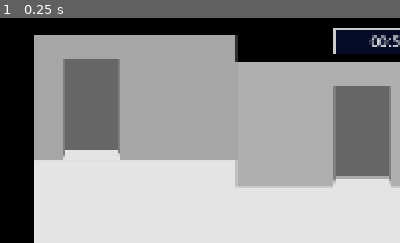
Above: before the commit, frame 1.
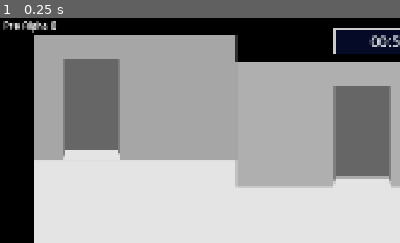
Above: after the commit, the same moment.

Repository: Kurdayy/The-Cure
Game: Godot game, scene res://Scenes/main_scene.tscn
Same seed, same stepped clock (60 frames per second), same inputs: the game is played once before the commit and once after it.
Inputs:
- Up to frame 1 (0.25 s): no input
The pictures show only the part of the screen within x 0-50%, y 0-50%; the shares and areas given below are measured in that part.

The runs differ from the first frame. In frame 1, 0.4% of the frame differs, in the area x 0-14%, y 1-7%.

Commit message:
Main menu added, quit game function, reset + ending logic

Diff:
--- /dev/null
+++ b/Font/base_theme.tres
@@ -0,0 +1,21 @@
+[gd_resource type="Theme" load_steps=3 format=3 uid="uid://bkg1c32yso3ui"]
+
+[ext_resource type="FontFile" uid="uid://b3vvuri4b361j" path="res://Font/Pixellari.ttf" id="1_arvrh"]
+
+[sub_resource type="StyleBoxFlat" id="StyleBoxFlat_arvrh"]
+bg_color = Color(0.0196078, 0.0392157, 0.14902, 1)
+border_width_left = 6
+border_width_top = 6
+border_width_right = 6
+border_width_bottom = 6
+border_blend = true
+corner_radius_top_left = 8
+corner_radius_top_right = 8
+corner_radius_bottom_right = 8
+corner_radius_bottom_left = 8
+
+[resource]
+default_font = ExtResource("1_arvrh")
+/fonts/font = ExtResource("1_arvrh")
+Label/fonts/font = ExtResource("1_arvrh")
+Panel/styles/panel = SubResource("StyleBoxFlat_arvrh")
--- a/Items/item_fuel.tres
+++ b/Items/item_fuel.tres
@@ -1,6 +1,6 @@
 [gd_resource type="Resource" load_steps=3 format=3 uid="uid://cpdyvgmilkdv1"]
 
-[ext_resource type="Texture2D" uid="uid://bqf32lunaavvk" path="res://Sprites/fuel.png" id="1_48a1t"]
+[ext_resource type="Texture2D" uid="uid://bqf32lunaavvk" path="res://Sprites/Items/fuel.png" id="1_48a1t"]
 [ext_resource type="Script" uid="uid://c26qx1awlaiue" path="res://Items/item_class.gd" id="2_xoes1"]
 
 [resource]
--- a/Items/item_hand_empty.tres
+++ b/Items/item_hand_empty.tres
@@ -1,6 +1,6 @@
 [gd_resource type="Resource" script_class="Item" load_steps=3 format=3 uid="uid://b0c7yuwo87skw"]
 
-[ext_resource type="Texture2D" uid="uid://bg7vlv6wglreh" path="res://Sprites/the_hand_that_feeds.png" id="1_0qyo1"]
+[ext_resource type="Texture2D" uid="uid://bg7vlv6wglreh" path="res://Sprites/Items/the_hand_that_feeds.png" id="1_0qyo1"]
 [ext_resource type="Script" uid="uid://c26qx1awlaiue" path="res://Items/item_class.gd" id="2_84mux"]
 
 [resource]
--- a/Items/item_tie.tres
+++ b/Items/item_tie.tres
@@ -1,6 +1,6 @@
 [gd_resource type="Resource" script_class="Item" load_steps=3 format=3 uid="uid://qhv33tvi5xmr"]
 
-[ext_resource type="Texture2D" uid="uid://dp6rxs1bdovuv" path="res://Sprites/tie.png" id="1_vehuu"]
+[ext_resource type="Texture2D" uid="uid://dp6rxs1bdovuv" path="res://Sprites/Items/tie.png" id="1_vehuu"]
 [ext_resource type="Script" uid="uid://c26qx1awlaiue" path="res://Items/item_class.gd" id="1_xi1gl"]
 
 [resource]
--- a/Scenes/Items/obj_example.tscn
+++ b/Scenes/Items/obj_example.tscn
@@ -1,6 +1,6 @@
 [gd_scene load_steps=4 format=3 uid="uid://ty520arcjisd"]
 
-[ext_resource type="Texture2D" uid="uid://bqf32lunaavvk" path="res://Sprites/fuel.png" id="1_xgon7"]
+[ext_resource type="Texture2D" uid="uid://bqf32lunaavvk" path="res://Sprites/Items/fuel.png" id="1_xgon7"]
 [ext_resource type="Script" uid="uid://dph1f8fanmquc" path="res://Scripts/object_interactable.gd" id="2_4wd6q"]
 
 [sub_resource type="RectangleShape2D" id="RectangleShape2D_lw78p"]
--- a/Scenes/Items/obj_radio.tscn
+++ b/Scenes/Items/obj_radio.tscn
@@ -1,6 +1,6 @@
 [gd_scene load_steps=5 format=3 uid="uid://4xwtd302tymt"]
 
-[ext_resource type="Texture2D" uid="uid://ci1a6lliaq6iv" path="res://Sprites/radio.png" id="1_6n16u"]
+[ext_resource type="Texture2D" uid="uid://ci1a6lliaq6iv" path="res://Sprites/Items/radio.png" id="1_6n16u"]
 [ext_resource type="Script" uid="uid://cmvdvrjatr6l8" path="res://Scenes/Rooms/room_b/obj_radio.gd" id="2_aqra8"]
 [ext_resource type="AudioStream" uid="uid://bcbfo3vd2bldu" path="res://Audio/Items/CreepyNumbersBroadcast.ogg" id="3_aqra8"]
 
--- /dev/null
+++ b/Scenes/Prefabs/Ending Slides/ending_slide_default.tscn
@@ -0,0 +1,67 @@
+[gd_scene load_steps=3 format=3 uid="uid://ctp3nx7vucdg6"]
+
+[ext_resource type="Script" uid="uid://h556utajkbr5" path="res://Scenes/ending_slide_default.gd" id="1_ij27s"]
+[ext_resource type="FontFile" uid="uid://b3vvuri4b361j" path="res://Font/Pixellari.ttf" id="2_yh37i"]
+
+[node name="EndingSlide_Default" type="ColorRect"]
+offset_right = 1920.0
+offset_bottom = 1080.0
+color = Color(0, 0, 0, 1)
+script = ExtResource("1_ij27s")
+
+[node name="EndingText" type="Label" parent="."]
+layout_mode = 1
+anchors_preset = 8
+anchor_left = 0.5
+anchor_top = 0.5
+anchor_right = 0.5
+anchor_bottom = 0.5
+offset_left = -533.0
+offset_top = -68.0
+offset_right = 533.0
+offset_bottom = 68.0
+grow_horizontal = 2
+grow_vertical = 2
+theme_override_fonts/font = ExtResource("2_yh37i")
+theme_override_font_sizes/font_size = 24
+text = "As the clock reaches 12pm Western Time, the emergency shutters close, sealing the researchers of
+Westfield Biotics inside the facility.
+Not to worry, for they are shortly embraced and will never be alone again..."
+horizontal_alignment = 1
+
+[node name="B_Menu" type="Button" parent="."]
+layout_mode = 1
+anchors_preset = 8
+anchor_left = 0.5
+anchor_top = 0.5
+anchor_right = 0.5
+anchor_bottom = 0.5
+offset_left = -320.0
+offset_top = 124.0
+offset_right = -128.0
+offset_bottom = 164.0
+grow_horizontal = 2
+grow_vertical = 2
+theme_override_fonts/font = ExtResource("2_yh37i")
+theme_override_font_sizes/font_size = 18
+text = "Return to menu"
+
+[node name="B_Reset" type="Button" parent="."]
+layout_mode = 1
+anchors_preset = 8
+anchor_left = 0.5
+anchor_top = 0.5
+anchor_right = 0.5
+anchor_bottom = 0.5
+offset_left = 128.0
+offset_top = 124.0
+offset_right = 320.0
+offset_bottom = 164.0
+grow_horizontal = 2
+grow_vertical = 2
+theme_override_fonts/font = ExtResource("2_yh37i")
+theme_override_font_sizes/font_size = 18
+text = "Try again"
+
+[connection signal="pressed" from="B_Menu" to="." method="_on_b_menu_pressed"]
+[connection signal="pressed" from="B_Reset" to="." method="_on_b_reset_pressed"]
--- /dev/null
+++ b/Scenes/Prefabs/fade_transition.tscn
@@ -0,0 +1,9 @@
+[gd_scene load_steps=2 format=3 uid="uid://cyualq5pd8p3m"]
+
+[ext_resource type="Script" uid="uid://dr1t13motahsr" path="res://Scenes/basic_transition.gd" id="1_oqnlp"]
+
+[node name="FadeTransition" type="ColorRect"]
+offset_right = 1920.0
+offset_bottom = 1080.0
+color = Color(0, 0, 0, 1)
+script = ExtResource("1_oqnlp")
--- /dev/null
+++ b/Scenes/Prefabs/main_menu.tscn
@@ -0,0 +1,109 @@
+[gd_scene load_steps=4 format=3 uid="uid://dt2xjyc60juv1"]
+
+[ext_resource type="FontFile" uid="uid://b3vvuri4b361j" path="res://Font/Pixellari.ttf" id="1_gv6xd"]
+[ext_resource type="Script" uid="uid://chy7s5tdi5472" path="res://Scripts/main_menu.gd" id="1_ws7n8"]
+[ext_resource type="Theme" uid="uid://bkg1c32yso3ui" path="res://Font/base_theme.tres" id="2_ws7n8"]
+
+[node name="MainMenu" type="Control"]
+layout_mode = 3
+anchors_preset = 0
+offset_right = 1920.0
+offset_bottom = 1080.0
+script = ExtResource("1_ws7n8")
+
+[node name="BG" type="ColorRect" parent="."]
+layout_mode = 0
+offset_right = 1920.0
+offset_bottom = 1080.0
+color = Color(0, 0, 0, 1)
+
+[node name="Title" type="Label" parent="."]
+layout_mode = 0
+offset_left = 304.0
+offset_top = 192.0
+offset_right = 800.0
+offset_bottom = 320.0
+theme_override_fonts/font = ExtResource("1_gv6xd")
+theme_override_font_sizes/font_size = 128
+text = "Embrace"
+
+[node name="subtitle" type="Label" parent="Title"]
+layout_mode = 0
+offset_left = 80.0
+offset_top = 128.0
+offset_right = 400.0
+offset_bottom = 192.0
+theme_override_fonts/font = ExtResource("1_gv6xd")
+theme_override_font_sizes/font_size = 32
+text = "ver 0.01"
+
+[node name="Button Group" type="Control" parent="."]
+anchors_preset = 0
+offset_left = 320.0
+offset_top = 448.0
+offset_right = 576.0
+offset_bottom = 768.0
+
+[node name="B_Start" type="Button" parent="Button Group"]
+layout_mode = 1
+anchors_preset = -1
+anchor_right = 4.8
+anchor_bottom = 3.6
+offset_right = -972.8
+offset_bottom = -1096.0
+theme = ExtResource("2_ws7n8")
+theme_override_font_sizes/font_size = 24
+text = "Start Game"
+
+[node name="B_Options" type="Button" parent="Button Group"]
+layout_mode = 1
+anchors_preset = -1
+anchor_right = 4.8
+anchor_bottom = 3.6
+offset_top = 72.0
+offset_right = -972.8
+offset_bottom = -1024.0
+theme = ExtResource("2_ws7n8")
+theme_override_font_sizes/font_size = 24
+text = "Options
+"
+
+[node name="B_Quit" type="Button" parent="Button Group"]
+layout_mode = 1
+anchors_preset = -1
+anchor_right = 4.8
+anchor_bottom = 3.6
+offset_top = 216.0
+offset_right = -972.8
+offset_bottom = -880.0
+theme = ExtResource("2_ws7n8")
+theme_override_font_sizes/font_size = 24
+text = "Exit Game"
+
+[node name="B_Credits" type="Button" parent="Button Group"]
+layout_mode = 1
+anchors_preset = -1
+anchor_right = 4.8
+anchor_bottom = 3.6
+offset_top = 144.0
+offset_right = -972.8
+offset_bottom = -952.0
+theme = ExtResource("2_ws7n8")
+theme_override_font_sizes/font_size = 24
+text = "Credits
+"
+
+[node name="Accreditation" type="Label" parent="."]
+layout_mode = 0
+offset_left = 64.0
+offset_top = 1008.0
+offset_right = 576.0
+offset_bottom = 1040.0
+theme_override_fonts/font = ExtResource("1_gv6xd")
+theme_override_font_sizes/font_size = 16
+text = "A game by team Kurdii, Seacowknowhow, Andfishes and Grometty"
+
+[connection signal="pressed" from="Button Group/B_Start" to="." method="_on_b_start_pressed"]
+[connection signal="pressed" from="Button Group/B_Options" to="." method="_on_b_options_pressed"]
+[connection signal="pressed" from="Button Group/B_Quit" to="." method="_on_b_quit_pressed"]
+[connection signal="pressed" from="Button Group/B_Credits" to="." method="_on_b_credits_pressed"]
--- a/Scenes/Prefabs/obj_elevator.tscn
+++ b/Scenes/Prefabs/obj_elevator.tscn
@@ -1,6 +1,6 @@
 [gd_scene load_steps=4 format=3 uid="uid://co0qn64mooqb6"]
 
-[ext_resource type="Texture2D" uid="uid://bqf32lunaavvk" path="res://Sprites/fuel.png" id="1_8x5lg"]
+[ext_resource type="Texture2D" uid="uid://bqf32lunaavvk" path="res://Sprites/Items/fuel.png" id="1_8x5lg"]
 [ext_resource type="Script" uid="uid://ctkckvjbca3vs" path="res://Scenes/Rooms/room_c/obj_elevator.gd" id="2_5pf5p"]
 
 [sub_resource type="RectangleShape2D" id="RectangleShape2D_6wnjr"]
--- a/Scenes/Prefabs/player_character.tscn
+++ b/Scenes/Prefabs/player_character.tscn
@@ -1,7 +1,7 @@
 [gd_scene load_steps=5 format=3 uid="uid://cqvo88tdxlx2e"]
 
 [ext_resource type="Script" uid="uid://8x102dugaoac" path="res://Scripts/player_character.gd" id="1_cmdk4"]
-[ext_resource type="Texture2D" uid="uid://dmxlj40tgueml" path="res://Sprites/test_char_png.png" id="2_o0f8b"]
+[ext_resource type="Texture2D" uid="uid://dmxlj40tgueml" path="res://Sprites/Items/test_char_png.png" id="2_o0f8b"]
 
 [sub_resource type="RectangleShape2D" id="RectangleShape2D_cmdk4"]
 size = Vector2(183.677, 37.5516)
--- /dev/null
+++ b/Scenes/basic_transition.gd
@@ -0,0 +1,34 @@
+class_name Transition
+extends ColorRect
+
+var direction: int = 1
+var fade_time: float = 1
+var fade_start_delay: float = 0
+var fade_end_delay: float = 0.5
+
+var callable: Callable = Callable()
+var tween: Tween
+
+func setup(callback: Callable = Callable(), dir: int = direction, ft: float = fade_time, fsd: float = fade_start_delay, fed:float = fade_end_delay):
+	self.direction = dir
+	self.fade_time = ft
+	self.fade_start_delay = fsd
+	self.fade_end_delay = fed
+	self.callable = callback
+
+func begin_transition():
+	tween = get_tree().create_tween()
+	var alpha = 1
+	if direction == 1:
+		self.color = Color(0, 0, 0, 0)
+		alpha = 1
+	else:
+		self.color = Color(0, 0, 0, 1)
+		alpha = 0
+	tween.tween_property(self, "color", Color(0, 0, 0, alpha), fade_time).set_delay(fade_start_delay)
+	tween.tween_callback(end_transition).set_delay(fade_end_delay)
+
+
+func end_transition():
+	callable.call()
+	queue_free()
--- /dev/null
+++ b/Scenes/ending_slide_default.gd
@@ -0,0 +1,46 @@
+extends ColorRect
+
+var text_box: Label
+var b_menu: Button
+var b_reset: Button
+
+var tween: Tween
+const fade_in_time: float = 1
+const text_delay: float = 0.5
+const text_display_time: float = 10
+
+func _ready():
+	text_box = $EndingText
+	b_menu = $B_Menu
+	b_reset = $B_Reset
+
+	self.color = Color( 1, 1, 1, 0)
+	text_box.visible_characters = 0
+	b_menu.hide()
+	b_reset.hide()
+
+	tween = get_tree().create_tween()
+	tween.tween_property(self, "color", Color.BLACK, fade_in_time)
+	tween.tween_callback(b_menu.show).set_delay(text_delay)
+	tween.tween_callback(b_reset.show)
+	tween.tween_property(text_box, "visible_characters", text_box.get_total_character_count(), text_display_time)
+
+
+func kill():
+	if tween:
+		tween.kill()
+
+	queue_free()
+
+
+
+
+func _on_b_menu_pressed() -> void:
+	Global.spawn_main_menu()
+	kill()
+
+
+
+func _on_b_reset_pressed() -> void:
+	kill()
+	Global.reset()
--- a/Scenes/main_scene.tscn
+++ b/Scenes/main_scene.tscn
@@ -1,12 +1,15 @@
-[gd_scene load_steps=10 format=3 uid="uid://blwp2648a4fwc"]
+[gd_scene load_steps=13 format=3 uid="uid://blwp2648a4fwc"]
 
 [ext_resource type="PackedScene" uid="uid://c1kaqte6jcl66" path="res://Scenes/room_manager.tscn" id="1_maf8m"]
 [ext_resource type="PackedScene" uid="uid://cqvo88tdxlx2e" path="res://Scenes/Prefabs/player_character.tscn" id="2_jv6wh"]
+[ext_resource type="FontFile" uid="uid://b3vvuri4b361j" path="res://Font/Pixellari.ttf" id="8_huasi"]
+[ext_resource type="PackedScene" uid="uid://ctp3nx7vucdg6" path="res://Scenes/Prefabs/Ending Slides/ending_slide_default.tscn" id="8_m1efj"]
+[ext_resource type="PackedScene" uid="uid://dt2xjyc60juv1" path="res://Scenes/Prefabs/main_menu.tscn" id="8_mai8y"]
 [ext_resource type="Script" uid="uid://c1rbfreb0e7e7" path="res://Scripts/main_camera.gd" id="13_ioaeq"]
 [ext_resource type="Script" uid="uid://oskfgolfvi7b" path="res://Scenes/gui_controller.gd" id="17_psl12"]
-[ext_resource type="Texture2D" uid="uid://bqf32lunaavvk" path="res://Sprites/fuel.png" id="18_2ebs2"]
+[ext_resource type="Texture2D" uid="uid://bqf32lunaavvk" path="res://Sprites/Items/fuel.png" id="18_2ebs2"]
 [ext_resource type="Script" uid="uid://drt8cmoipvyhj" path="res://Scenes/inventory_slot.gd" id="18_oyb3p"]
-[ext_resource type="Texture2D" uid="uid://bg7vlv6wglreh" path="res://Sprites/the_hand_that_feeds.png" id="20_jvnna"]
+[ext_resource type="Texture2D" uid="uid://bg7vlv6wglreh" path="res://Sprites/Items/the_hand_that_feeds.png" id="20_jvnna"]
 
 [sub_resource type="StyleBoxFlat" id="StyleBoxFlat_oyb3p"]
 bg_color = Color(0.0192187, 0.0386437, 0.148251, 1)
@@ -351,6 +354,20 @@
 theme_override_font_sizes/font_size = 36
 text = "1:00:00"
 horizontal_alignment = 1
+
+[node name="MainMenu" parent="GUI/GUIController" instance=ExtResource("8_mai8y")]
+
+[node name="EndingSlide_Default" parent="GUI" instance=ExtResource("8_m1efj")]
+visible = false
+
+[node name="Alpha Notice" type="Label" parent="GUI"]
+offset_left = 8.0
+offset_top = 8.0
+offset_right = 344.0
+offset_bottom = 144.0
+theme_override_fonts/font = ExtResource("8_huasi")
+theme_override_font_sizes/font_size = 24
+text = "Pre Alpha 0"
 
 [connection signal="gui_input" from="GUI/GUIController/InventoryControl/Slot0/Panel" to="GUI/GUIController/InventoryControl/Slot0" method="_on_panel_gui_input"]
 [connection signal="mouse_entered" from="GUI/GUIController/InventoryControl/Slot0/Panel" to="GUI/GUIController/InventoryControl/Slot0" method="_on_panel_mouse_entered"]
--- a/Scenes/rooms/room_b/room_b_hall0.tscn
+++ b/Scenes/rooms/room_b/room_b_hall0.tscn
@@ -1,9 +1,10 @@
-[gd_scene load_steps=7 format=3 uid="uid://hdfv4uqe4353"]
+[gd_scene load_steps=8 format=3 uid="uid://hdfv4uqe4353"]
 
 [ext_resource type="Script" uid="uid://c1mx7iv3y3lcp" path="res://Scripts/room.gd" id="1_qyikc"]
 [ext_resource type="Texture2D" uid="uid://bs8umcl1h2337" path="res://Backgrounds/bg_b_hall0.png" id="2_p15v1"]
 [ext_resource type="PackedScene" uid="uid://nog261mv5dii" path="res://Scenes/Prefabs/transition.tscn" id="3_6iyp8"]
 [ext_resource type="PackedScene" uid="uid://co0qn64mooqb6" path="res://Scenes/Prefabs/obj_elevator.tscn" id="4_nu55q"]
+[ext_resource type="Texture2D" uid="uid://ro4jnshejpx" path="res://Sprites/Items/Tuesdays_Poster.png" id="5_35xoi"]
 
 [sub_resource type="NavigationPolygon" id="NavigationPolygon_oq0nc"]
 vertices = PackedVector2Array(1130, 877.922, 98, 885.922, 98, 806, 670, 626, 1450, 626, 1450, 602, 1526, 602, 1526, 626, 1910, 626, 1910, 878, 1198, 878, 1198, 910, 1130, 910, 10, 806, 10, 698, 98, 698, 602, 626, 98, 626, 670, 602, 602, 602)
@@ -71,6 +72,10 @@
 room_to = "room_c_hall0"
 transition_id = 2
 
+[node name="TuesdaysPoster" type="Sprite2D" parent="."]
+position = Vector2(1008, 424)
+texture = ExtResource("5_35xoi")
+
 [editable path="transitions/t0"]
 [editable path="transitions/t2"]
 [editable path="transitions/t3"]
--- a/Scenes/rooms/room_c/room_c_lab0.tscn
+++ b/Scenes/rooms/room_c/room_c_lab0.tscn
@@ -4,10 +4,10 @@
 [ext_resource type="Texture2D" uid="uid://45wew2lx7dli" path="res://Backgrounds/bg_c_lab0.png" id="2_nwivt"]
 [ext_resource type="PackedScene" uid="uid://nog261mv5dii" path="res://Scenes/Prefabs/transition.tscn" id="3_hh6yy"]
 [ext_resource type="Shader" uid="uid://cu3xo10udf3ar" path="res://Scripts/shaders/outline.gdshader" id="4_oihfl"]
-[ext_resource type="Texture2D" uid="uid://bqf32lunaavvk" path="res://Sprites/fuel.png" id="4_r6uqu"]
+[ext_resource type="Texture2D" uid="uid://bqf32lunaavvk" path="res://Sprites/Items/fuel.png" id="4_r6uqu"]
 [ext_resource type="Script" uid="uid://c7hifkcvol4i7" path="res://Scenes/Rooms/room_c/obj_fuel.gd" id="5_oihfl"]
 [ext_resource type="Script" uid="uid://catm0l87jbjc4" path="res://Scenes/Rooms/room_c/obj_necktie.gd" id="7_6wnjr"]
-[ext_resource type="Texture2D" uid="uid://dp6rxs1bdovuv" path="res://Sprites/tie.png" id="7_lw78p"]
+[ext_resource type="Texture2D" uid="uid://dp6rxs1bdovuv" path="res://Sprites/Items/tie.png" id="7_lw78p"]
 
 [sub_resource type="PhysicsMaterial" id="PhysicsMaterial_p15v1"]
 
--- a/Scenes/rooms/room_d/room_d_boiler.tscn
+++ b/Scenes/rooms/room_d/room_d_boiler.tscn
@@ -3,7 +3,7 @@
 [ext_resource type="Script" uid="uid://c1mx7iv3y3lcp" path="res://Scripts/room.gd" id="1_vek82"]
 [ext_resource type="Texture2D" uid="uid://brmbajnxxqfq" path="res://Backgrounds/bg_d_boiler.png" id="2_vek82"]
 [ext_resource type="PackedScene" uid="uid://nog261mv5dii" path="res://Scenes/Prefabs/transition.tscn" id="3_mf466"]
-[ext_resource type="Texture2D" uid="uid://bqf32lunaavvk" path="res://Sprites/fuel.png" id="4_un252"]
+[ext_resource type="Texture2D" uid="uid://bqf32lunaavvk" path="res://Sprites/Items/fuel.png" id="4_un252"]
 
 [sub_resource type="PhysicsMaterial" id="PhysicsMaterial_p15v1"]
 
--- a/Scripts/GM.gd
+++ b/Scripts/GM.gd
@@ -2,16 +2,24 @@
 
 class_name GM
 
-@onready var player: CharacterBody2D = get_tree().current_scene.get_node("player_character")
+#@onready var player: CharacterBody2D = get_tree().current_scene.get_node("player_character")
 @onready var camera: Camera2D = get_tree().current_scene.get_node("MainCamera")
 @onready var room_manager: Node2D = get_tree().current_scene.get_node("RoomManager")
-@onready var gui_control: GUI_Controller = get_tree().current_scene.get_node("GUI").get_child(0)
+#@onready var gui_control: GUI_Controller = get_tree().current_scene.get_node("GUI").get_child(0)
+var gui_control: GUI_Controller
+var player: CharacterBody2D
+@onready var main_menu = preload("res://Scenes/Prefabs/main_menu.tscn")
+
+@onready var ending_slide_default = preload("res://Scenes/Prefabs/Ending Slides/ending_slide_default.tscn")
+var current_ending: Ending = Ending.DEFAULT
 
 var GlobalFlags: Array[bool]
 @onready var TotalFlags: int = Flag.size()
 var time_elapsed: float
 var time_enabled: bool = true
 const time_max: float = 9.9
+
+const SHOW_MAIN_MENU_ON_STARTUP: bool = false
 
 enum Flag {
 	Empty,
@@ -21,11 +29,51 @@
 	ExampleOfGlobalFlag
 }
 
+enum Ending {
+	DEFAULT,
+	CURE
+}
 
 func _ready():
 
+	gui_control = get_tree().current_scene.get_node("GUI").get_child(0)
+	player = get_tree().current_scene.get_node("player_character")
+	if SHOW_MAIN_MENU_ON_STARTUP:
+		player.input_enabled = false
+		spawn_main_menu()
+	else:
+		var menu: MainMenu = gui_control.get_node("MainMenu")
+		if menu:
+			menu.queue_free()
+		call_deferred("start_game")
+
+
+
+func spawn_main_menu():
+	var menu: MainMenu = gui_control.get_node("MainMenu")
+	if !menu:
+		menu = main_menu.instantiate()
+		gui_control.add_child(menu)
+
+
+
+func start_game():
+	if !room_manager:
+		var mng = preload("res://Scenes/room_manager.tscn")
+		room_manager = mng.instantiate()
+		get_tree().current_scene.add_child(room_manager)
+	else:
+		room_manager.queue_free()
+		var mng = preload("res://Scenes/room_manager.tscn")
+		room_manager = mng.instantiate()
+		get_tree().current_scene.add_child(room_manager)
+	gui_control.reset_inventory()
+	camera.reset()
 	reset_flags()
+	player.input_enabled = true
+	player.global_position = player.starting_position
 	time_elapsed = 0
+	time_enabled = true
 
 
 func _process(delta):
@@ -41,20 +89,26 @@
 	print("Time's up!")
 	time_enabled = false
 	gui_control.timer_finish()
+	player.input_enabled = false
 
-	player.global_position = player.starting_position
+	match(current_ending):
+		Ending.DEFAULT:
+			var ending_slide = ending_slide_default.instantiate()
+			gui_control.add_child(ending_slide)
 
+
+
+
+
+func reset():
 	room_manager.queue_free()
 	var mng = preload("res://Scenes/room_manager.tscn")
 	room_manager = mng.instantiate()
 	get_tree().current_scene.add_child(room_manager)
-	gui_control.reset_inventory()
-	camera.reset()
+
+	start_game()
 
 
-	reset_flags()
-	time_elapsed = 0
-	time_enabled = true
 
 
 
--- /dev/null
+++ b/Scripts/main_menu.gd
@@ -0,0 +1,46 @@
+class_name MainMenu
+extends Control
+
+var fade_transition = preload("res://Scenes/Prefabs/fade_transition.tscn")
+var input_lock = false
+
+
+func ready():
+	input_lock = false
+	pass
+
+
+func start_game():
+	queue_free()
+	Global.start_game()
+
+
+func _on_b_start_pressed() -> void:
+	if input_lock:
+		return
+	input_lock = true
+	var fade = fade_transition.instantiate()
+	Global.gui_control.add_child(fade)
+	fade.setup(start_game, 1)
+	fade.begin_transition()
+
+
+
+
+func _on_b_options_pressed() -> void:
+	if input_lock:
+		return
+	pass # Replace with function body.
+
+
+
+func _on_b_quit_pressed() -> void:
+	if input_lock:
+		return
+	get_tree().quit()
+
+
+func _on_b_credits_pressed() -> void:
+	if input_lock:
+		return
+	pass # Replace with function body.
Binary file added: Font/Pixellari.ttf
Not shown, added: Font/Pixellari.ttf.import
Not shown, added: Scenes/basic_transition.gd.uid
Not shown, added: Scenes/ending_slide_default.gd.uid
Not shown, added: Scripts/main_menu.gd.uid
Binary file added: Sprites/Items/Tuesdays_Poster.png
Not shown, changed: Sprites/Items/Tuesdays_Poster.png.import
Renamed: Sprites/fuel.png -> Sprites/Items/fuel.png
Not shown, changed: Sprites/Items/fuel.png.import
Renamed: Sprites/radio.png -> Sprites/Items/radio.png
Not shown, changed: Sprites/Items/radio.png.import
Renamed: Sprites/test_char_png.png -> Sprites/Items/test_char_png.png
(and 5 more such lines)
